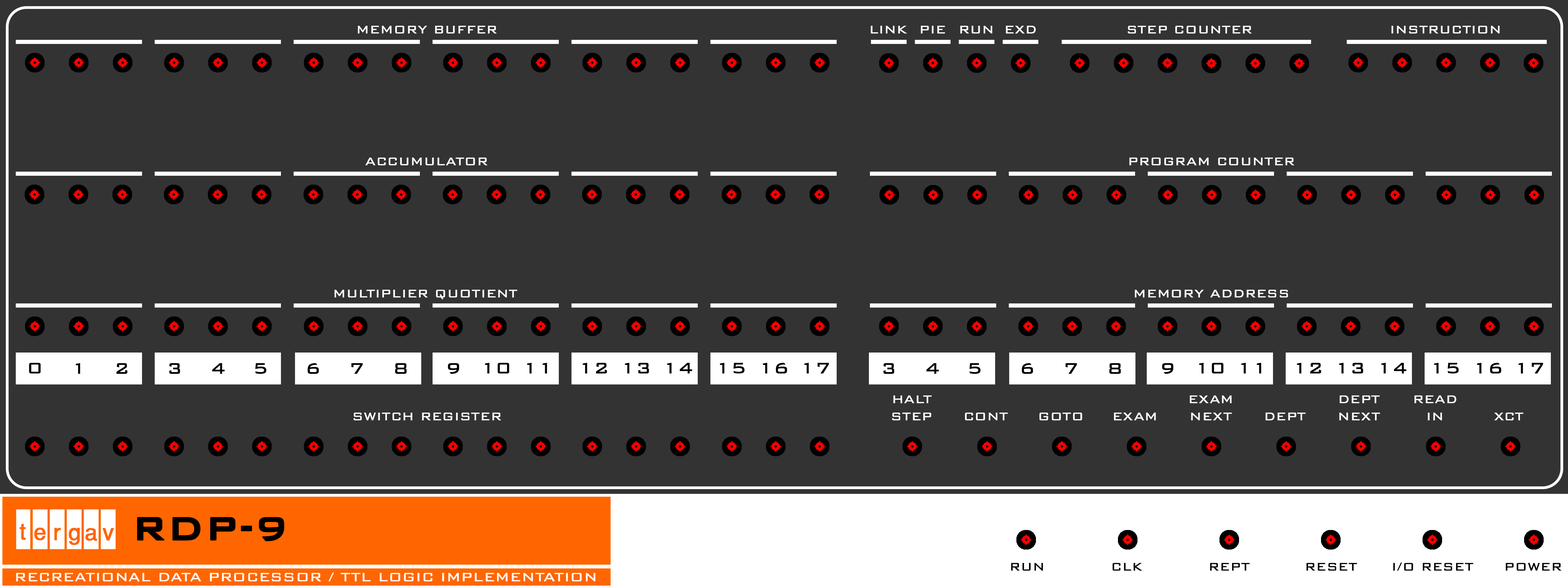
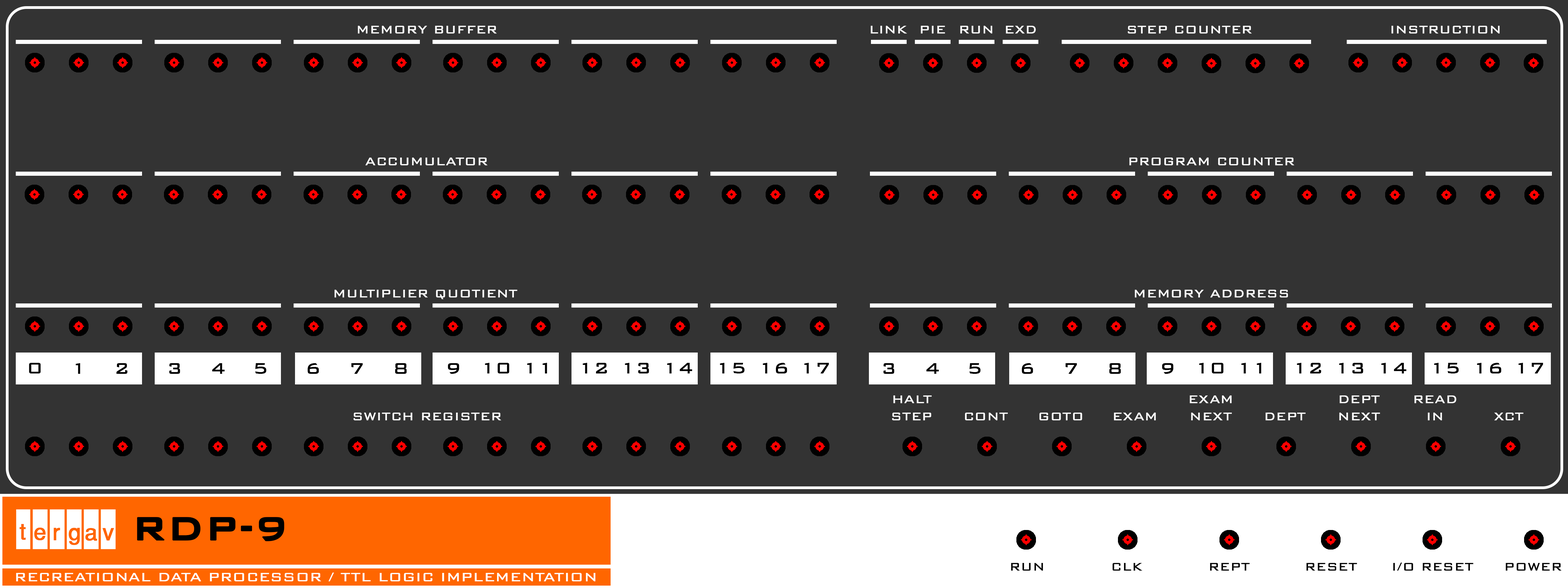
Layer changes from the first 1568×588 image to the second:
painted on "Logo Object" over [19, 523, 115, 545]